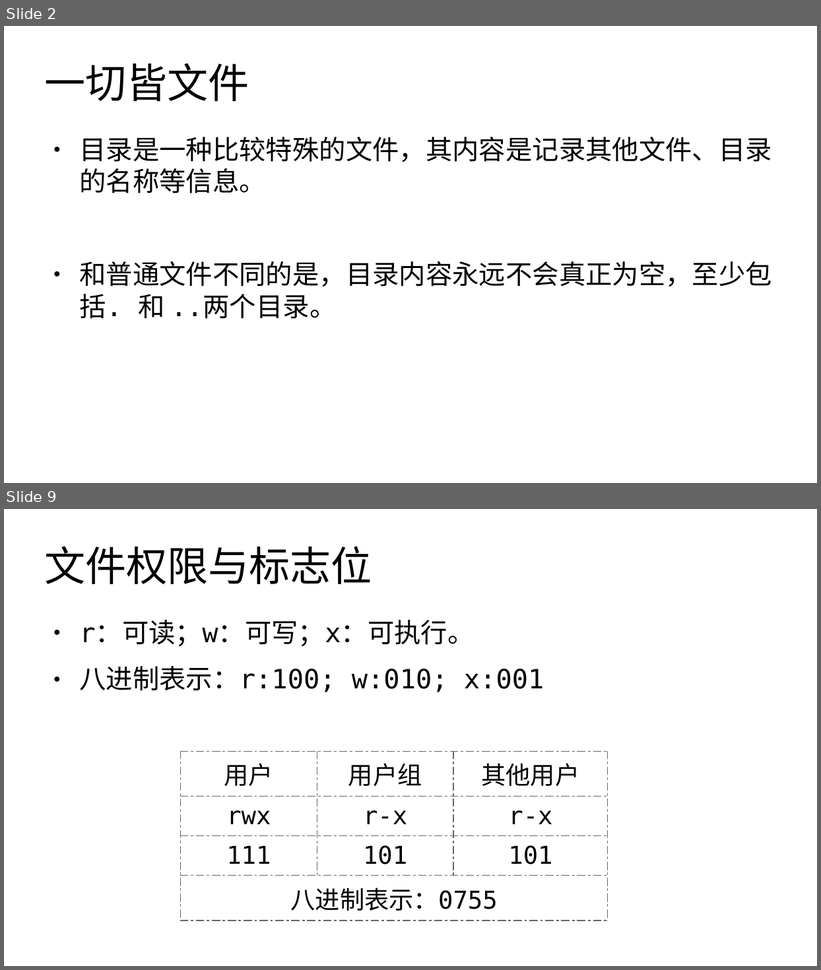
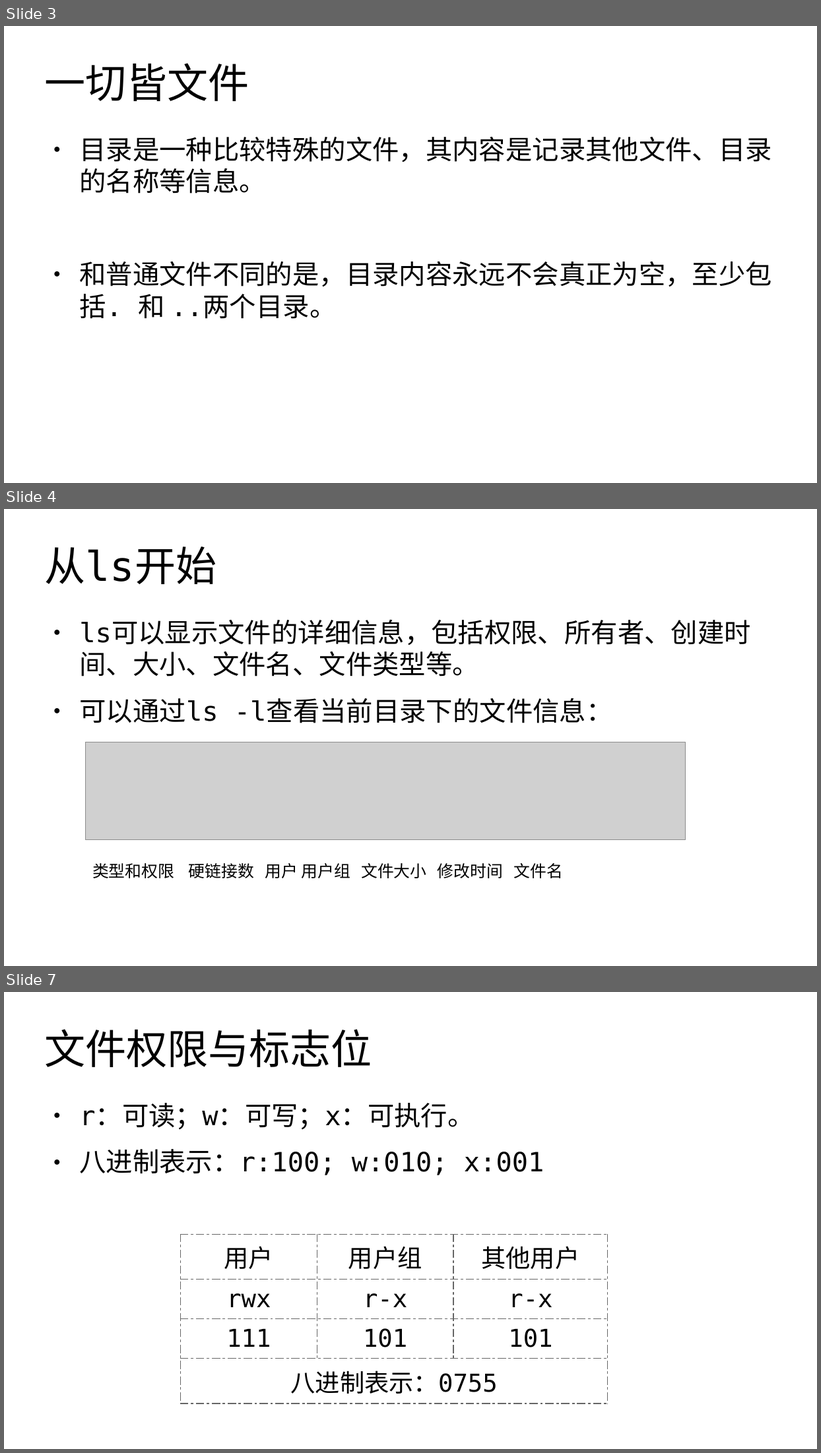
Before and after one commit to master-genius/linux-system, a slide deck: materials/slides/ch04-file-mode.odp. Shown one above the other, each under a label of ours: slides 2 and 9 before the commit, slides 3, 4 and 7 after it; the slides between them are not shown. The pictures are 821x970 and 821x1453 pixels, drawn with LibreOffice and Linux fonts; fonts in the diff are those of the drawing; grey boxes stand for pictures. Boxes give left, top, right and bottom in pixels: in the first picture for what was removed or moved away, otherwise in the second. Text is boxed around its words. In the diff, an @@ line names an element or a change of style, - is before the commit and + after.

```diff
--- a/materials/slides/ch04-file-mode.odp
+++ b/materials/slides/ch04-file-mode.odp
@@ slide 4 added at (4,509,817,966), background #FFFFFF @@
@@ title added at (45,547,217,584), 40 pt, text #000000 @@
+从ls开始
@@ text added at (79,621,751,723), 26 pt, text #000000 @@
+● ls可以显示文件的详细信息，包括权限、所有者、创建时间、大小、文件名、文件类型等。
+● 可以通过ls -l查看当前目录下的文件信息：
@@ picture added at (85,743,686,840) @@
@@ text added at (92,863,563,879), 16 pt, text #000000 @@
+类型和权限 硬链接数 用户 用户组 文件大小 修改时间 文件名
@@ what was slide 2 is now slide 3 @@
@@ what was slide 9 is now slide 7 @@
```
Also in this commit, not shown: 1 slide changed, 4 other slides added, 6 other files.
